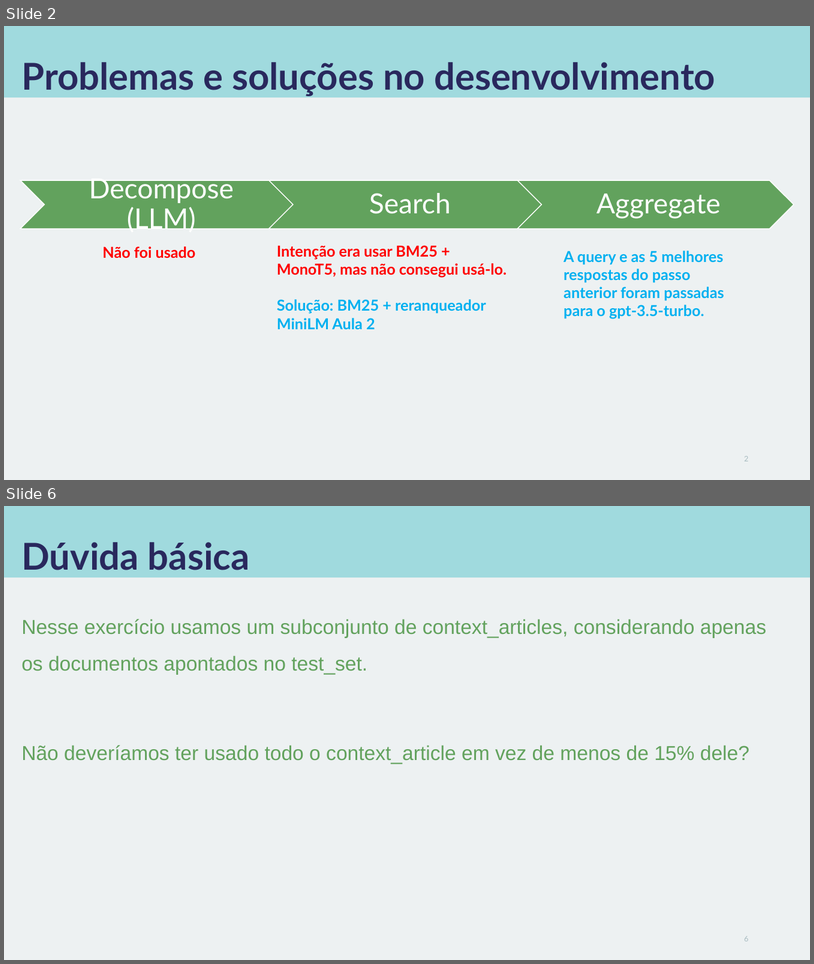
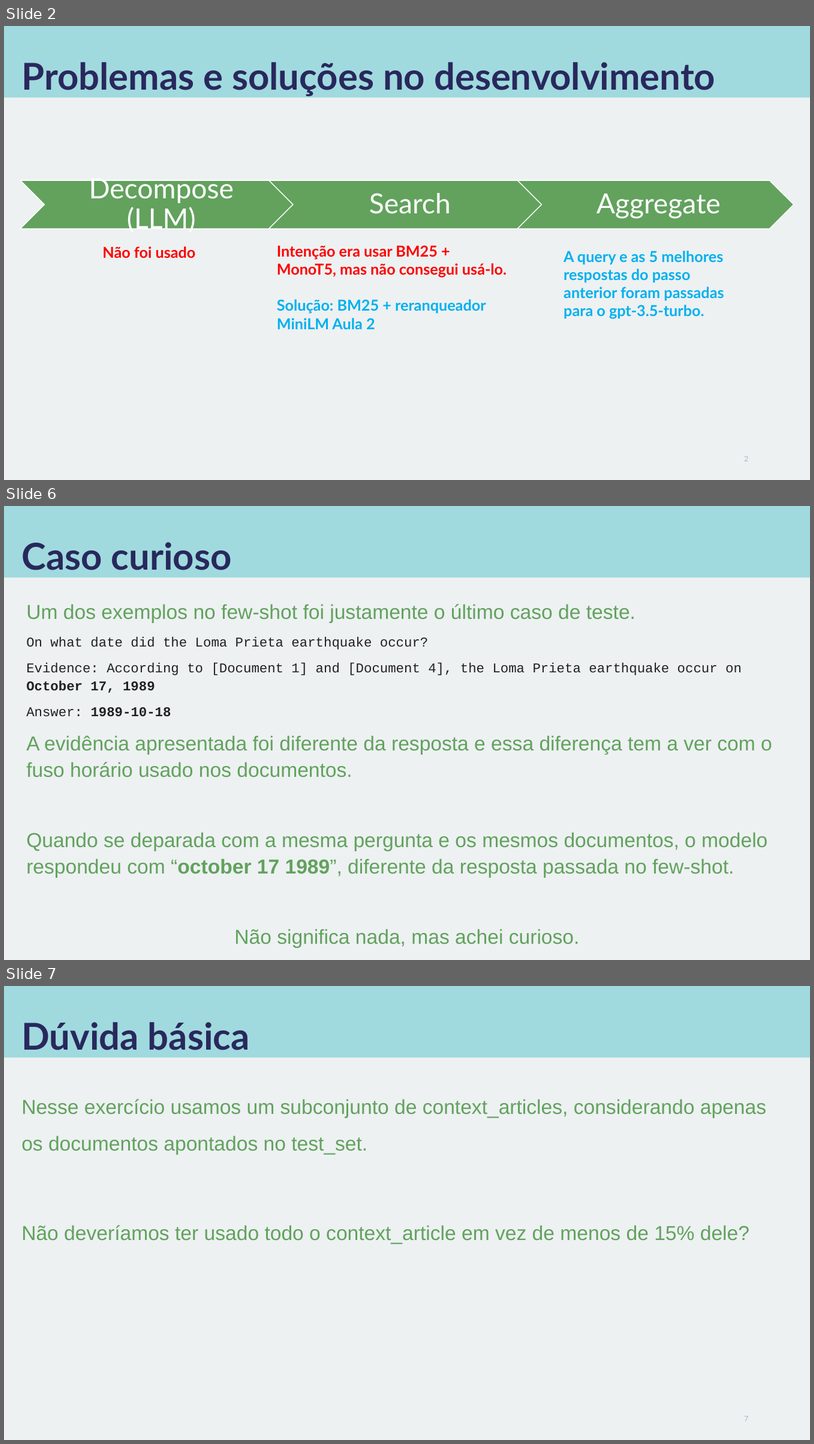
Before and after one commit to carisio/IA368-DD_deep_learning_busca, a slide deck: 10 - visconde/notebook/apresentacao_visconde.pptx. Shown one above the other, each under a label of ours: slides 2 and 6 before the commit, slides 2, 6 and 7 after it; the slides between them are not shown. The pictures are 814x964 and 814x1444 pixels, drawn with LibreOffice and Linux fonts; fonts in the diff are those of the drawing. Boxes give left, top, right and bottom in pixels: in the first picture for what was removed or moved away, otherwise in the second. Text is boxed around its words. In the diff, an @@ line names an element or a change of style, - is before the commit and + after.

```diff
--- a/10 - visconde/notebook/apresentacao_visconde.pptx
+++ b/10 - visconde/notebook/apresentacao_visconde.pptx
@@ slide 6 added at bbox=[4, 506, 810, 960], background #EDF1F2; not listed: 1 template element that a slide beside it also shows @@
@@ title added at bbox=[21, 542, 232, 570], 44 pt, text #29285D, bold @@
+Caso curioso
@@ text added at bbox=[26, 604, 773, 948], 24 pt, text #62A25D @@
+Um dos exemplos no few-shot foi justamente o último caso de teste.
+On what date did the Loma Prieta earthquake occur?
+Evidence: According to [Document 1] and [Document 4], the Loma Prieta earthquake occur on October 17, 1989
+Answer: 1989-10-18
+A evidência apresentada foi diferente da resposta e essa diferença tem a ver com o fuso horário usado nos documentos.
+Quando se deparada com a mesma pergunta e os mesmos documentos, o modelo respondeu com “october 17 1989”, diferente da resposta passada no few-shot.
+Não significa nada, mas achei curioso.
@@ what was slide 6 is now slide 7 @@
@@ page number at bbox=[744, 1416, 749, 1421]: text changed @@
-6
+7
```
Also in this commit, not shown: 3 slides changed, 1 other file.
